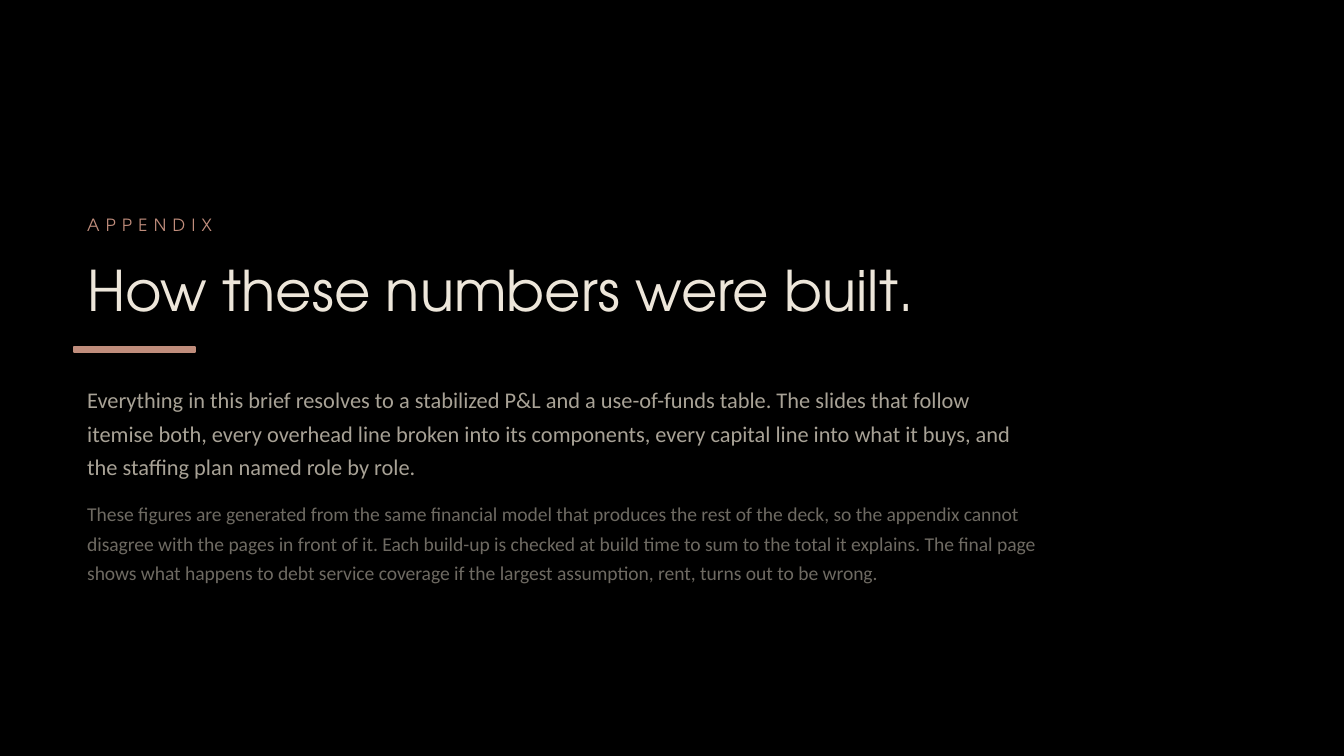
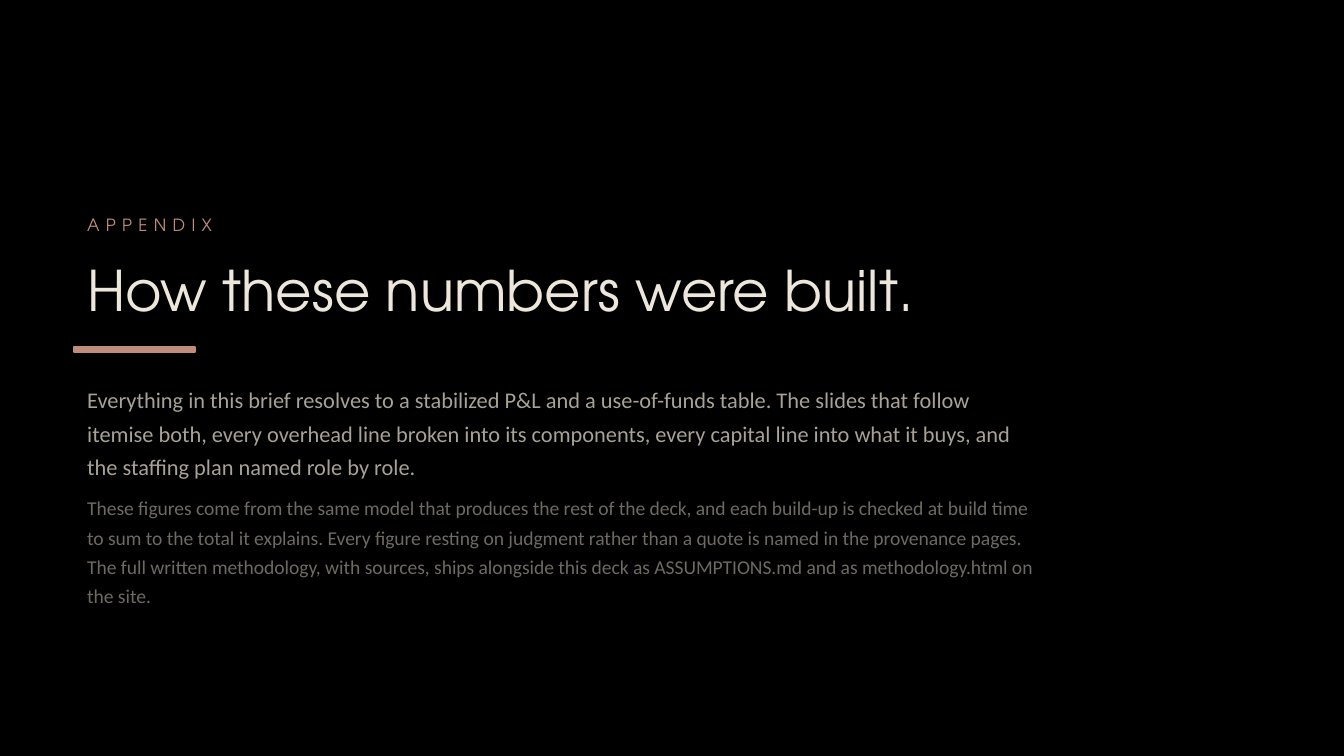
Before and after one commit to apexalpha811/lkwellness_OR, a slide deck: slide 30 of L-K-Wellness-Surgical-5.3M.pptx (slide 28 before the commit). Drawn at 1344x756 pixels with LibreOffice and Linux fonts; fonts in the diff are those of the drawing. Boxes give left, top, right and bottom in pixels: in the first picture for what was removed or moved away, otherwise in the second. Text is boxed around its words. In the diff, an @@ line names an element or a change of style, - is before the commit and + after.

```diff
--- a/L-K-Wellness-Surgical-5.3M.pptx
+++ b/L-K-Wellness-Surgical-5.3M.pptx
@@ text "These figures come from the ..." at bbox=[87, 501, 1033, 603]: vertical alignment middle to top @@
@@ text at bbox=[87, 501, 1033, 603]: text changed @@
-These figures are generated from the same financial model that produces the rest of the deck, so the appendix cannot disagree with the pages in front of it. Each build-up is checked at build time to sum to the total it explains. The final page shows what happens to debt service coverage if the largest assumption, rent, turns out to be wrong.
+These figures come from the same model that produces the rest of the deck, and each build-up is checked at build time to sum to the total it explains. Every figure resting on judgment rather than a quote is named in the provenance pages. The full written methodology, with sources, ships alongside this deck as ASSUMPTIONS.md and as methodology.html on the site.
```
Also in this commit, not shown: 35 other slides changed, 6 slides added, 4 other files.
